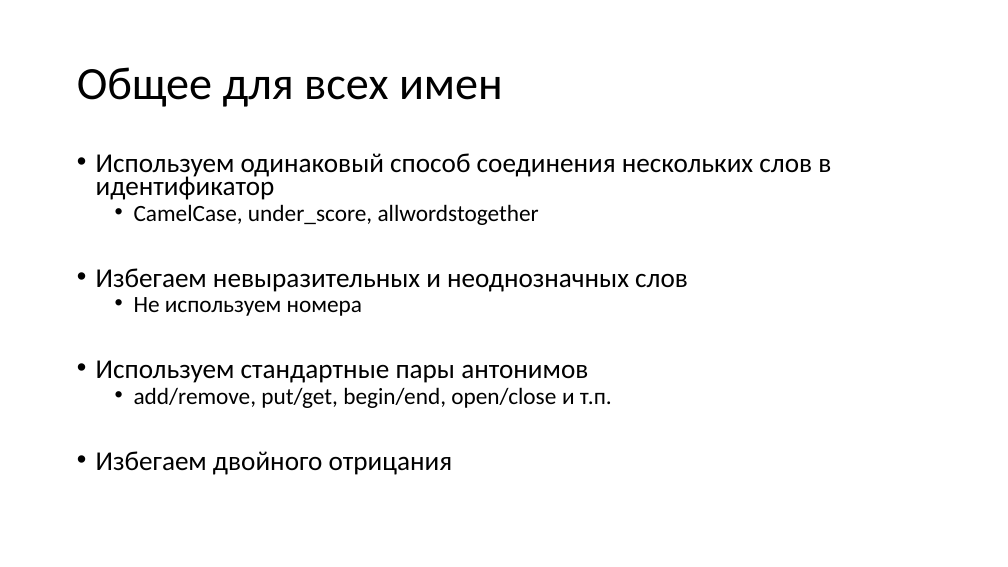
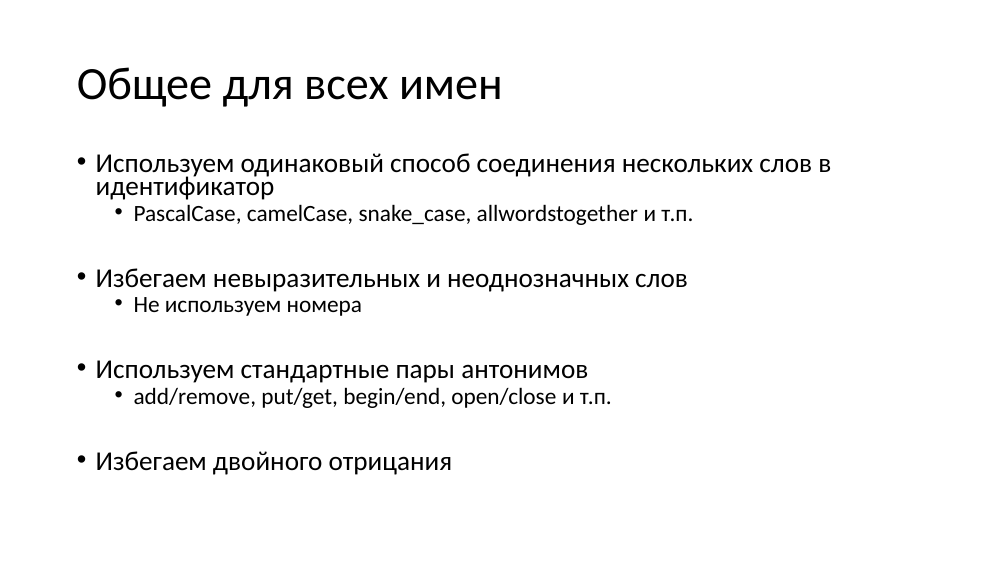
Before and after one commit to Evgueni-Petrov-aka-espetrov/Algorithms-and-Programming-in-C-pptx, a slide deck: slide 52 of 26 Совершенный код.pptx. Drawn at 1008x567 pixels with LibreOffice and Linux fonts; fonts in the diff are those of the drawing. Boxes give left, top, right and bottom in pixels: in the first picture for what was removed or moved away, otherwise in the second. Text is boxed around its words. In the diff, an @@ line names an element or a change of style, - is before the commit and + after.

```diff
--- a/26 Совершенный код.pptx
+++ b/26 Совершенный код.pptx
@@ text at (x1=134, y1=204, x2=693, y2=225): text changed @@
-  • CamelCase, under_score, allwordstogether
+  • PascalCase, camelCase, snake_case, allwordstogether и т.п.
```
Also in this commit, not shown: 3 other slides changed, 5 other files.
